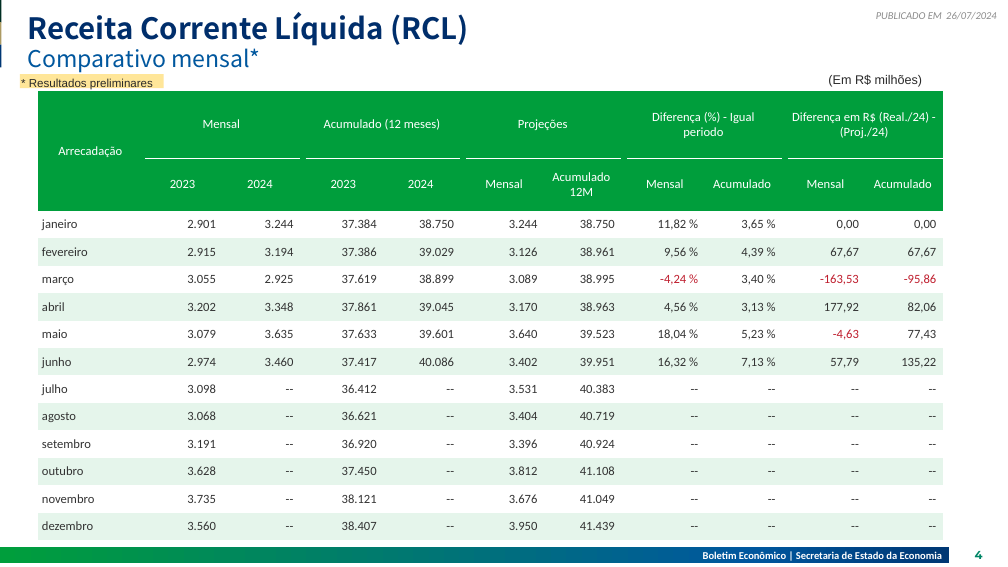
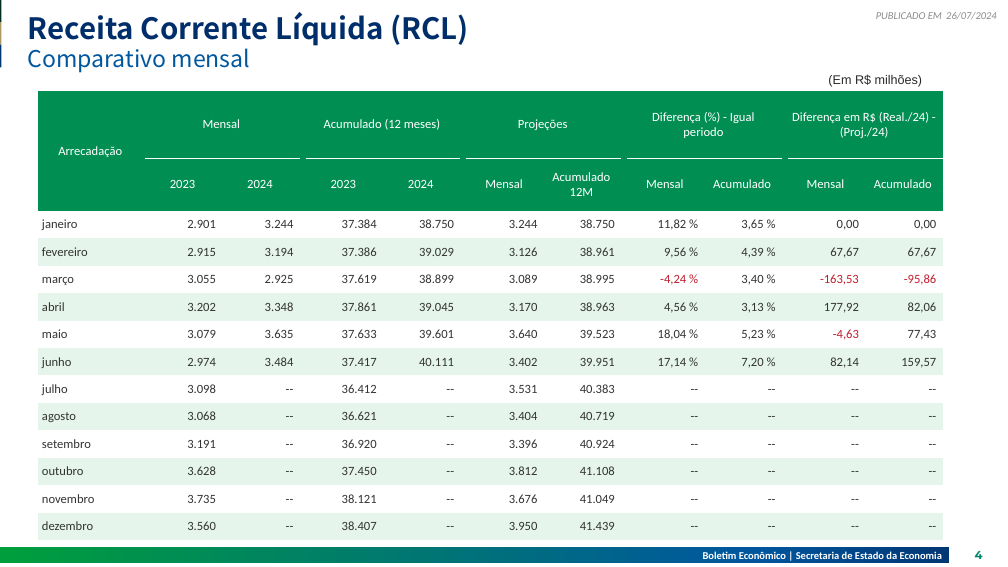
Before and after one commit to raphaellima1/Relatorio_receita, a slide deck: slide 4 of 2024-07-26V2.pptx. Drawn at 1008x567 pixels with LibreOffice and Linux fonts; fonts in the diff are those of the drawing. Boxes give left, top, right and bottom in pixels: in the first picture for what was removed or moved away, otherwise in the second. Text is boxed around its words. In the diff, an @@ line names an element or a change of style, - is before the commit and + after.

```diff
--- a/2024-07-26V2.pptx
+++ b/2024-07-26V2.pptx
@@ subtitle at (28,48,250,72): text changed @@
-Comparativo mensal*
+Comparativo mensal
@@ rectangle removed at (20,74,163,88) @@
@@ text removed at (29,78,153,90) @@
-* Resultados preliminares
@@ table at (38,91,941,534) @@
-row 8: junho | 2.974 | 3.460 |  | 37.417 | 40.086 |  | 3.402 | 39.951 |  | 16,32 % | 7,13 % |  | 57,79 | 135,22
+row 8: junho | 2.974 | 3.484 |  | 37.417 | 40.111 |  | 3.402 | 39.951 |  | 17,14 % | 7,20 % |  | 82,14 | 159,57
@@ fill #009E3C to #008E52 in 24 cells @@
```
Also in this commit, not shown: 9 other slides changed, 1 slide added, 21 other files.
